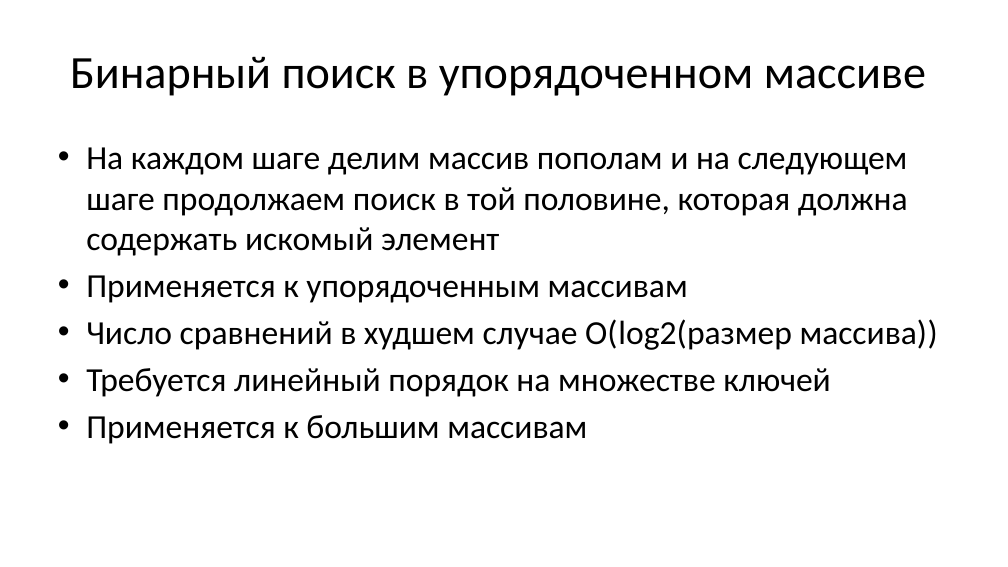
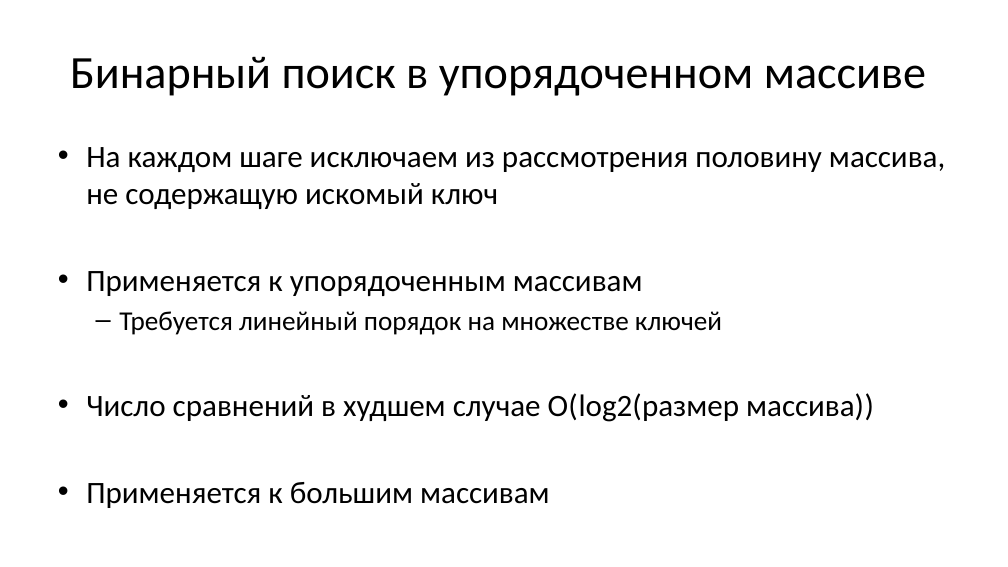
Before and after one commit to Evgueni-Petrov-aka-espetrov/Algorithms-and-Programming-in-C-pptx, a slide deck: slide 6 of 12 Алгоритмы поиска.pptx. Drawn at 1008x567 pixels with LibreOffice and Linux fonts; fonts in the diff are those of the drawing. Boxes give left, top, right and bottom in pixels: in the first picture for what was removed or moved away, otherwise in the second. Text is boxed around its words. In the diff, an @@ line names an element or a change of style, - is before the commit and + after.

```diff
--- a/12 Алгоритмы поиска.pptx
+++ b/12 Алгоритмы поиска.pptx
@@ text at (86, 147, 945, 209): text changed; size 32 to 29.6 pt @@
-• На каждом шаге делим массив пополам и на следующем шаге продолжаем поиск в той половине, которая должна содержать искомый элемент
+• На каждом шаге исключаем из рассмотрения половину массива, не содержащую искомый ключ
@@ text at (86, 271, 874, 508): size 32 to 29.6 pt in "Применяется к упорядоченным массивам", "Число сравнений в худшем случае О(log2(размер массива))", "Применяется к большим массивам" @@
@@ text at (119, 311, 722, 335): paragraph added @@
+  – Требуется линейный порядок на множестве ключей
@@ text at (86, 368, 831, 397): paragraph removed @@
-• Требуется линейный порядок на множестве ключей
```
Also in this commit, not shown: 19 other slides changed, 11 slides added, 3 slides removed.
